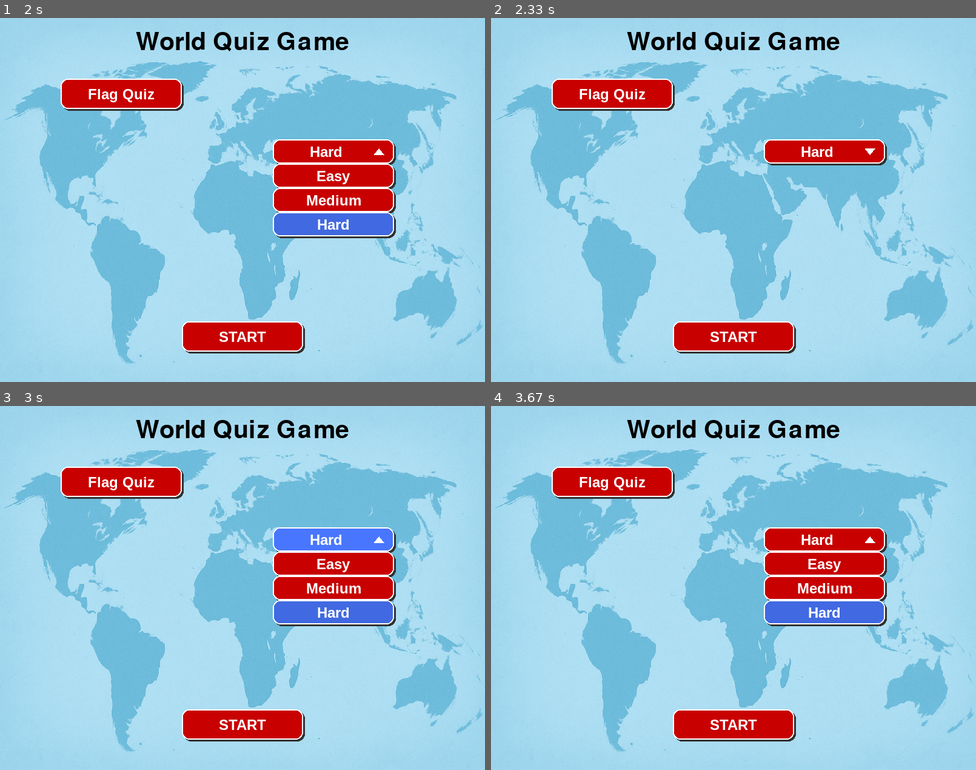
Above: before the commit, frames 1-4 (two rows, left to right).
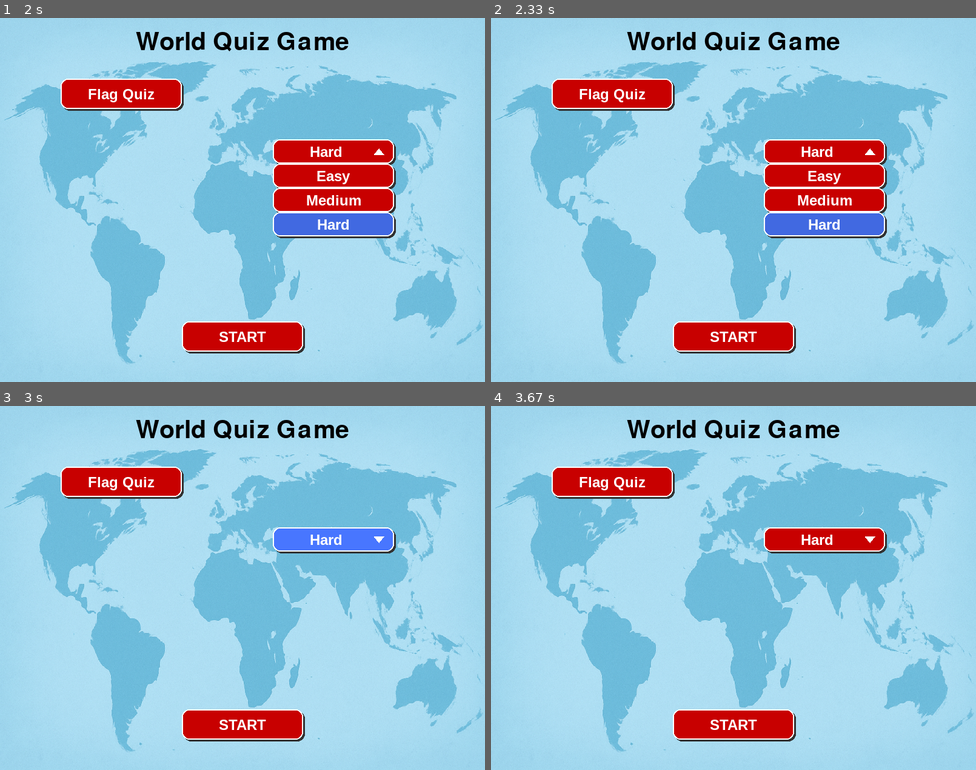
Above: after the commit, the same moments.

Repository: amelie-lnh/Country_Game
Game: pygame game, started from src/country_guesser/flags_game.py
The game is run twice, just before and just after one commit, with the same random seed, the same clock (stepped at 60 frames per second) and the same inputs.
Inputs (mouse positions are in pixels of both pictures, inside the frame that each line leads up to):
- Up to frame 1 (2 s): click "Select Difficulty" at 0.38 s; click (310, 229) at 0.72 s; click "Hard" at 1.05 s; click (77, 287) at 1.38 s
- Up to frame 2 (2.33 s): click (597, 149) at 2.28 s
- Up to frame 3 (3 s): click (121, 562) at 2.62 s; click "Hard" at 2.95 s
- Up to frame 4 (3.67 s): click (815, 719) at 3.28 s

Frame 1 is identical in both runs. In frame 2, 5.1% of the frame differs, in the area x 56-82%, y 35-61%; in frame 3, 5.1%; in frame 4, 5.1%.

Commit message:
correction of difficulties

Diff:
--- a/src/country_guesser/flags_game.py
+++ b/src/country_guesser/flags_game.py
@@ -145,43 +145,29 @@
             running = False
 
         # === MENU HANDLING ===
+        # === MENU HANDLING ===
         if state == "menu" and event.type == pygame.MOUSEBUTTONDOWN:
             # Game Mode (only Flag Quiz for now)
             if 100 <= mx <= 300 and 100 <= my <= 150:
                 game_mode = "Flag Quiz"
 
-            # Continent dropdown toggle
-            if 100 <= mx <= 300 and 200 <= my <= 240:
-                continent_dropdown_open = not continent_dropdown_open
-                difficulty_dropdown_open = False
-
             # Difficulty dropdown toggle
             if 450 <= mx <= 650 and 200 <= my <= 240:
                 difficulty_dropdown_open = not difficulty_dropdown_open
-                continent_dropdown_open = False
-
-            # Continent selection
-            if continent_dropdown_open:
-                regions = list(all_data.keys())
-                for i, reg in enumerate(regions):
-                    if 100 <= mx <= 300 and 240 + i*40 <= my <= 280 + i*40:
-                        region = reg
-                        continent_dropdown_open = False
 
             # Difficulty selection
             if difficulty_dropdown_open:
                 diffs = ["Easy", "Medium", "Hard"]
                 for i, diff in enumerate(diffs):
-                    if 450 <= mx <= 650 and 240 + i*40 <= my <= 280 + i*40:
+                    if 450 <= mx <= 650 and 240 + i * 40 <= my <= 280 + i * 40:
                         difficulty = diff
-                        FEEDBACK_DURATION = difficulty_times[diff]
                         difficulty_dropdown_open = False
 
             # Start button
             if 300 <= mx <= 500 and 500 <= my <= 550:
                 if game_mode and difficulty:
-                    # Initialize quiz
-                    region_data = all_data[difficulty]
+                    # Initialize quiz using JSON categories
+                    region_data = all_data[difficulty]  # <-- load by category
                     random.shuffle(region_data)
                     questions = region_data[:NUM_QUESTIONS]
                     all_country_names = [c["country_name"] for c in region_data]
@@ -192,7 +178,7 @@
                     waiting_answer = True
                     showing_feedback = False
                     state = "quiz"
-                    block_first_click = True  # Block first accidental click
+                    block_first_click = True
 
         # === QUIZ HANDLING ===
         if state == "quiz" and event.type == pygame.MOUSEBUTTONDOWN:
